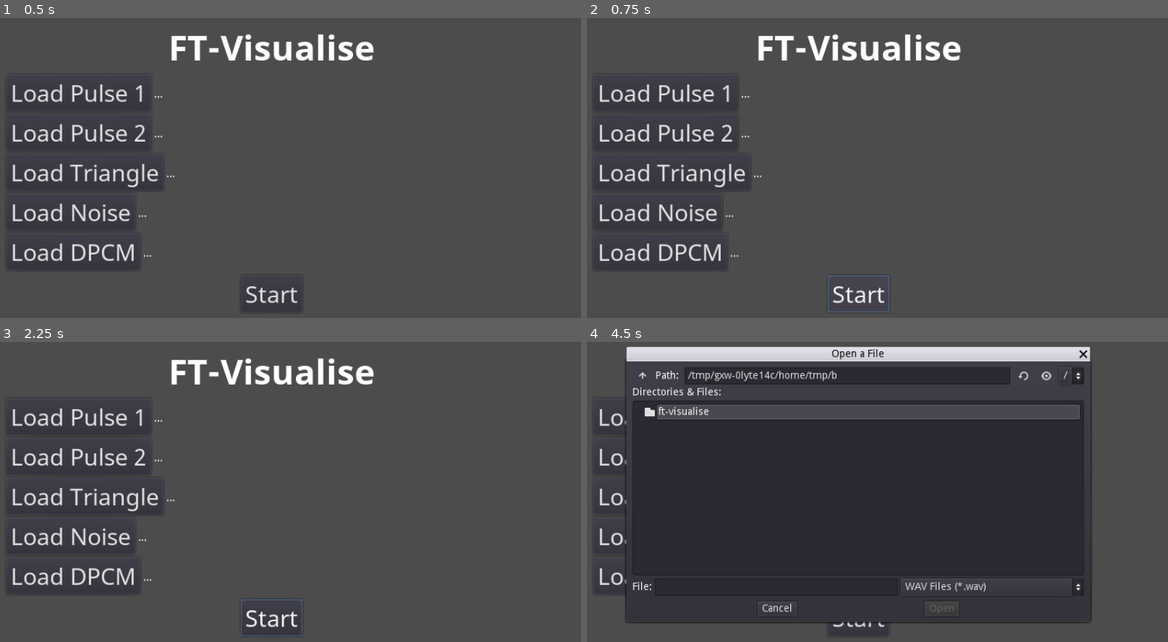
Above: before the commit, frames 1-4 (two rows, left to right).
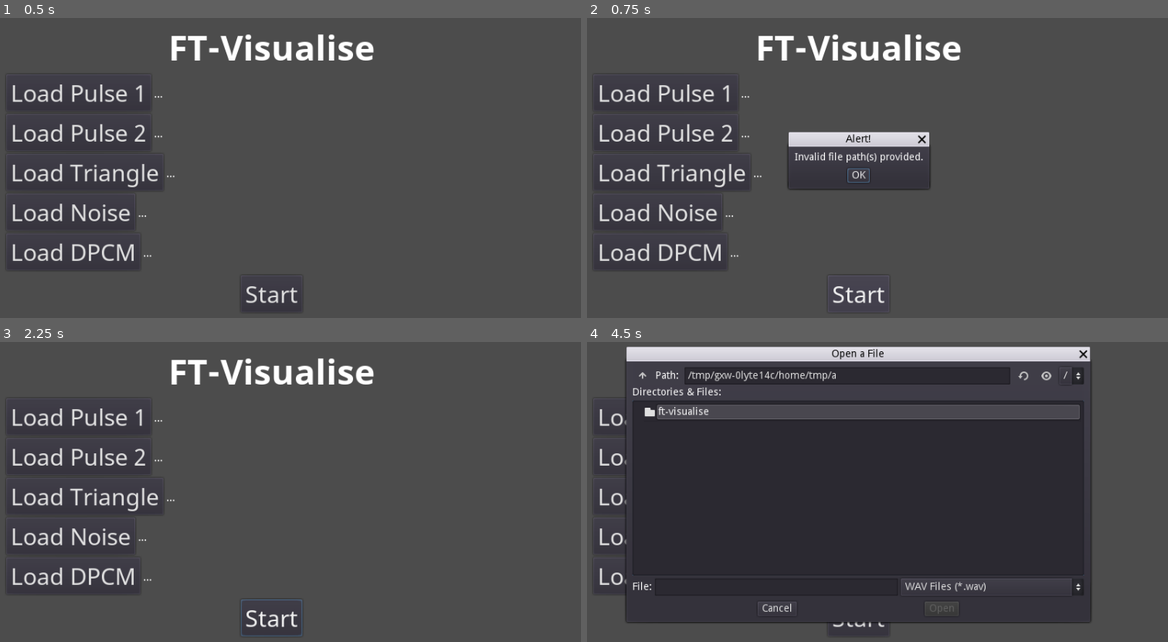
Above: after the commit, the same moments.

Repository: Boyquotes/ft-visualise
Game: Godot game, scene res://ft-visualise/Root.tscn
Same seed, same stepped clock (60 frames per second), same inputs: the game is played once before the commit and once after it.
Inputs (mouse positions are in pixels of both pictures, inside the frame that each line leads up to):
- Up to frame 1 (0.5 s): no input
- Up to frame 2 (0.75 s): click "Start" at 0.5 s
- Up to frame 3 (2.25 s): click "Start" at 1.25 s; click (273, 501) at 2 s, where only the run after the commit has a clickable "OK"
- Up to frame 4 (4.5 s): click "Start" at 2.75 s; click (860, 501) at 3.5 s, where only the run after the commit has a clickable "OK"; click "Load Pulse 1" at 4.25 s

Frame 1 is identical in both runs. In frame 2, 2.7% of the frame differs, in the area x 34-60%, y 37-99%; in frame 3, nothing differs; in frame 4, less than 0.1%.

Commit message:
Move menu UI font modifications to global utility space for reference and start basic validation of all loaded paths before attempting to being visualisation and loading of WAV files

Diff:
--- /dev/null
+++ b/ft-visualise/FileHandler/Loader.gd
@@ -0,0 +1,4 @@
+extends Node
+
+func _ready():
+	pass
--- a/ft-visualise/Root.gd
+++ b/ft-visualise/Root.gd
@@ -1,7 +1,4 @@
 extends Node
-
-var font_regular = load('res://ft-visualise/Assets/Fonts/NotoSans-Regular.ttf')
-var font_bold = load('res://ft-visualise/Assets/Fonts/NotoSans-Bold.ttf')
 
 var labels = {}
 var menu = null
@@ -22,7 +19,7 @@
 	var header_label = header.get_child(0)
 
 	if null != header_label and header_label is Label:
-		header_label.set('custom_fonts/font', self.getTitleFont())
+		header_label.set('custom_fonts/font', GlobalFont.getTitleFont())
 
 	var button_container = container.find_node('LoadListContainer')
 
@@ -30,7 +27,7 @@
 		for row in button_container.get_children():
 			for element in row.get_children():
 				if element is Button:
-					element.set('custom_fonts/font', self.getButtonFont())
+					element.set('custom_fonts/font', GlobalFont.getButtonFont())
 
 					match element.text.to_upper():
 						'LOAD PULSE 1':
@@ -59,35 +56,14 @@
 							if not 'dpcm' in labels.keys():
 								labels['dpcm'] = element.get_parent().get_node('DPCMLabel')
 				elif element is Label:
-					element.set('custom_fonts/font', self.getLabelFont())
+					element.set('custom_fonts/font', GlobalFont.getLabelFont())
 
 	var footer_container = container.find_node('StartContainer')
 	var footer_button = footer_container.get_child(0)
 
 	if null != footer_button and footer_button is Button:
-		footer_button.set('custom_fonts/font', self.getButtonFont())
+		footer_button.set('custom_fonts/font', GlobalFont.getButtonFont())
 		footer_button.connect('pressed', self, '_on_StartButton_pressed')
-
-func getTitleFont() -> DynamicFont:
-	var dynamic_font = DynamicFont.new()
-	dynamic_font.font_data = font_bold
-	dynamic_font.size = 48
-
-	return dynamic_font
-
-func getButtonFont() -> DynamicFont:
-	var dynamic_font = DynamicFont.new()
-	dynamic_font.font_data = font_regular
-	dynamic_font.size = 32
-
-	return dynamic_font
-
-func getLabelFont() -> DynamicFont:
-	var dynamic_font = DynamicFont.new()
-	dynamic_font.font_data = font_regular
-	dynamic_font.size = 16
-
-	return dynamic_font
 
 func setupDialog(ident : String) -> void:
 	var dialog = create_instance('res://ft-visualise/FileHandler/Finder.tscn')
@@ -99,6 +75,20 @@
 	dialog.connect('file_selected', dialog, '_on_FileFinder_file_selected')
 	dialog.connect('popup_hide', dialog, '_on_FileFinder_popup_hide')
 	dialog.connect('path_selected', self, '_on_FileFinder_path_selected')
+
+func verifyPaths() -> bool:
+	if 5 != len(labels):
+		return false
+
+	for path in labels:
+		if not path:
+			return false
+		elif '...' == path:
+			return false
+		elif not path.begins_with('/'):
+			return false
+
+	return true
 
 func _on_Pulse1_pressed() -> void:
 	setupDialog('pulse1')
@@ -116,7 +106,14 @@
 	setupDialog('dpcm')
 
 func _on_StartButton_pressed() -> void:
-	print('Start.')
+	if self.verifyPaths():
+		print('Start.')
+	else:
+		var notify_error = AcceptDialog.new()
+		notify_error.dialog_text = "Invalid file path(s) provided."
+		self.add_child(notify_error)
+		notify_error.popup_centered_clamped()
+		notify_error.popup()
 
 func _on_FileFinder_path_selected(path : String, ident : String):
 	if labels[ident]:
--- /dev/null
+++ b/ft-visualise/Utils/Font.gd
@@ -0,0 +1,25 @@
+extends Node
+
+onready var font_regular = load('res://ft-visualise/Assets/Fonts/NotoSans-Regular.ttf')
+onready var font_bold = load('res://ft-visualise/Assets/Fonts/NotoSans-Bold.ttf')
+
+func getTitleFont() -> DynamicFont:
+	var dynamic_font = DynamicFont.new()
+	dynamic_font.font_data = font_bold
+	dynamic_font.size = 48
+
+	return dynamic_font
+
+func getButtonFont() -> DynamicFont:
+	var dynamic_font = DynamicFont.new()
+	dynamic_font.font_data = font_regular
+	dynamic_font.size = 32
+
+	return dynamic_font
+
+func getLabelFont() -> DynamicFont:
+	var dynamic_font = DynamicFont.new()
+	dynamic_font.font_data = font_regular
+	dynamic_font.size = 16
+
+	return dynamic_font
--- a/project.godot
+++ b/project.godot
@@ -14,6 +14,10 @@
 run/main_scene="res://ft-visualise/Root.tscn"
 config/icon="res://icon.png"
 
+[autoload]
+
+GlobalFont="*res://ft-visualise/Utils/Font.gd"
+
 [display]
 
 window/size/width=854
